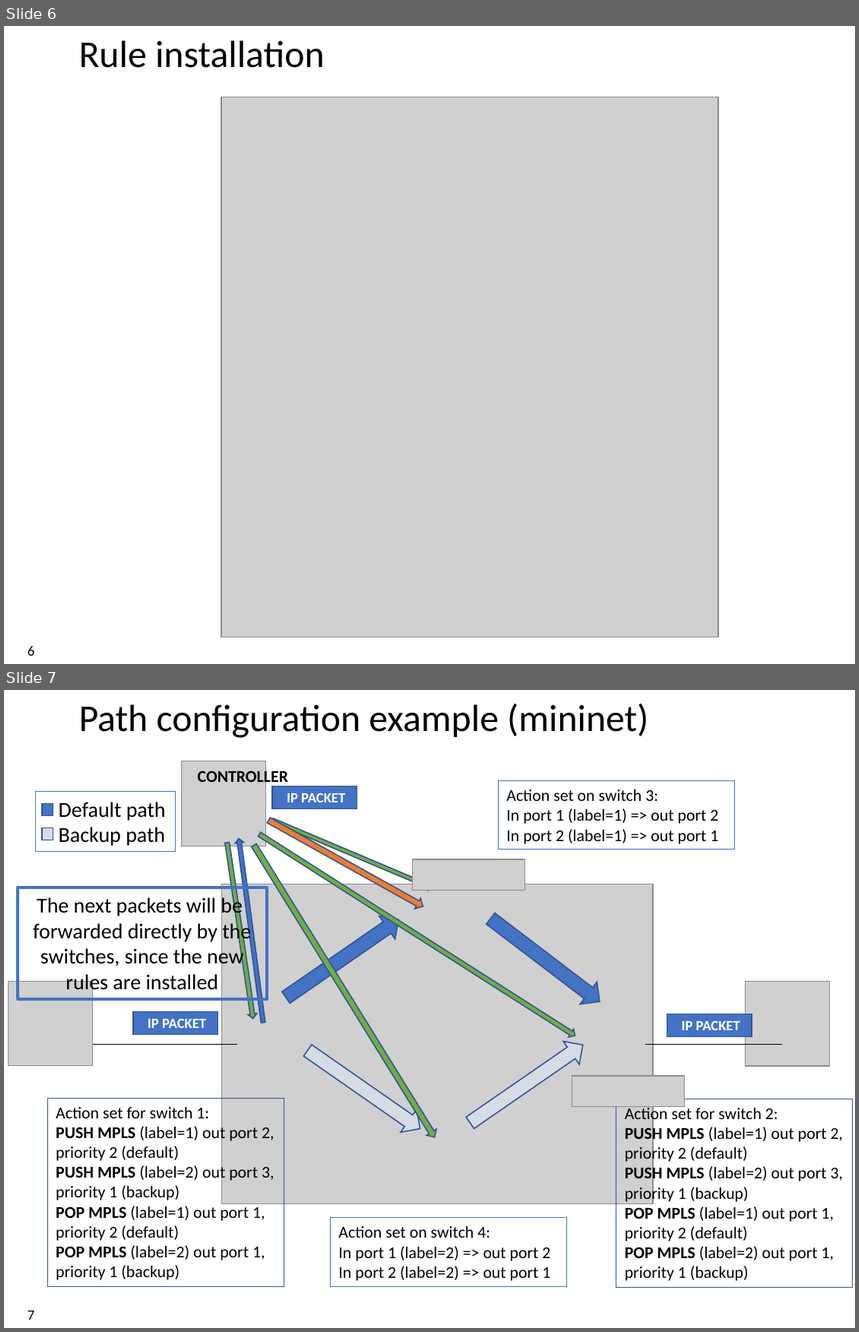
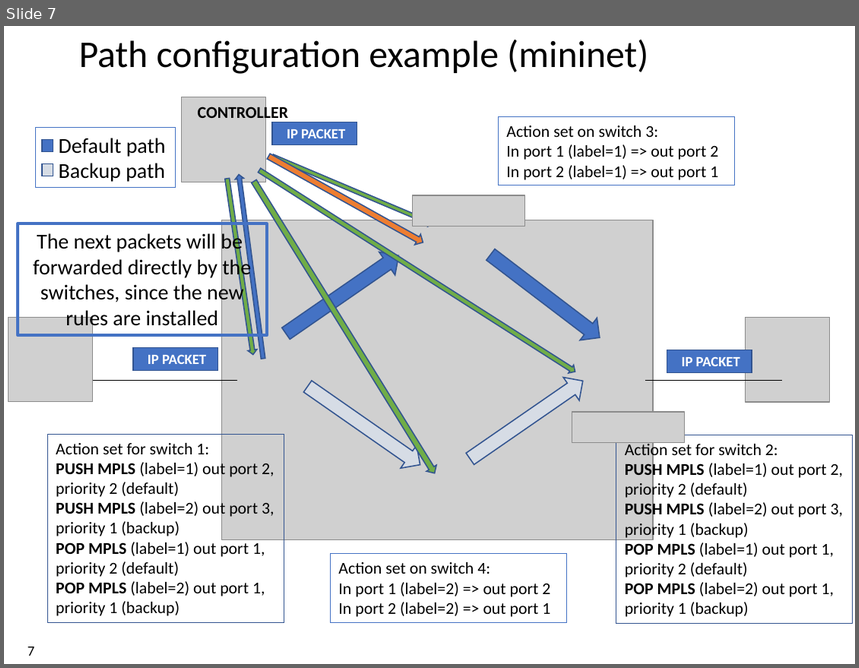
Before and after one commit to xdl907/switching-and-routing-project, a slide deck: template_project_exam__1_.pptx. Shown one above the other, each under a label of ours: slides 6 and 7 before the commit, slide 7 after it. The pictures are 859x1332 and 859x668 pixels, drawn with LibreOffice and Linux fonts; fonts in the diff are those of the drawing; grey boxes stand for pictures; background and template pictures are left out. Boxes give left, top, right and bottom in pixels: in the first picture for what was removed or moved away, otherwise in the second. Text is boxed around its words. In the diff, an @@ line names an element or a change of style, - is before the commit and + after.

```diff
--- a/template_project_exam__1_.pptx
+++ b/template_project_exam__1_.pptx
@@ slide 6 removed at box(4, 26, 855, 664), background #FFFFFF @@
@@ title removed at box(79, 40, 325, 68) @@
-Rule installation
@@ picture removed at box(221, 97, 718, 638) @@
@@ page number removed at box(28, 646, 34, 656) @@
-6
```
Also in this commit, not shown: 7 slides changed, 3 slides added, 1 other slide removed.
